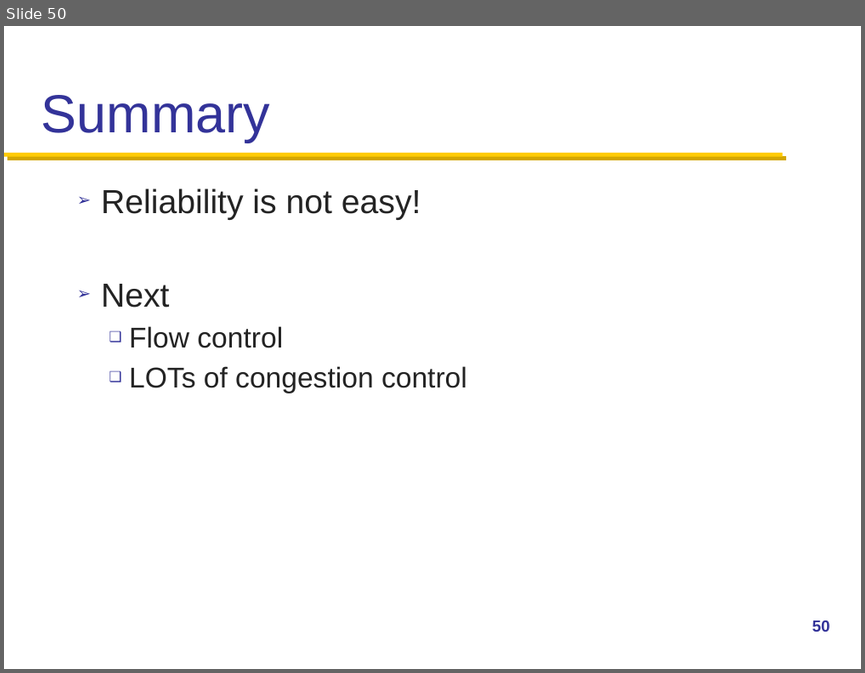
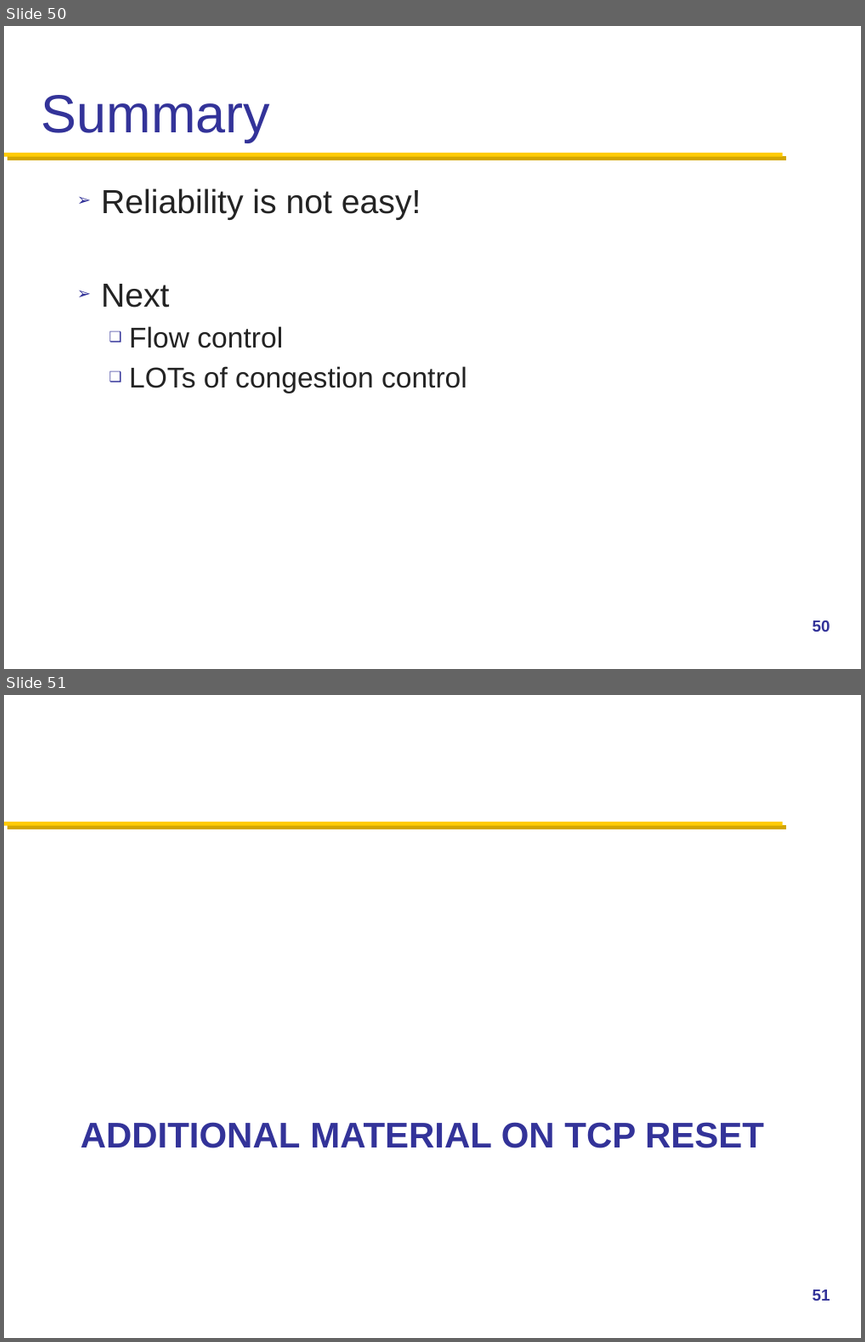
Before and after one commit to henryhxu/CSCI4430-ESTR4120, a slide deck: lecture/lec7.pptx. Shown one above the other, each under a label of ours: slide 50 before the commit, slides 50 and 51 after it. The pictures are 865x673 and 865x1342 pixels, drawn with LibreOffice and Linux fonts; fonts in the diff are those of the drawing. Boxes give left, top, right and bottom in pixels: in the first picture for what was removed or moved away, otherwise in the second. Text is boxed around its words. In the diff, an @@ line names an element or a change of style, - is before the commit and + after.

Commit message:
added slides on tcp reset

```diff
--- a/lecture/lec7.pptx
+++ b/lecture/lec7.pptx
@@ slide 51 added at (4,695,861,1338), background #FFFFFF; not listed: 1 template element that a slide beside it also shows @@
@@ title added at (80,1122,764,1148), 30 pt, text #333399, bold @@
+ADDITIONAL MATERIAL ON TCP RESET
@@ page number added at (812,1289,830,1300), 13.5 pt, text #333399 @@
+51
```
Also in this commit, not shown: 2 other slides added.
